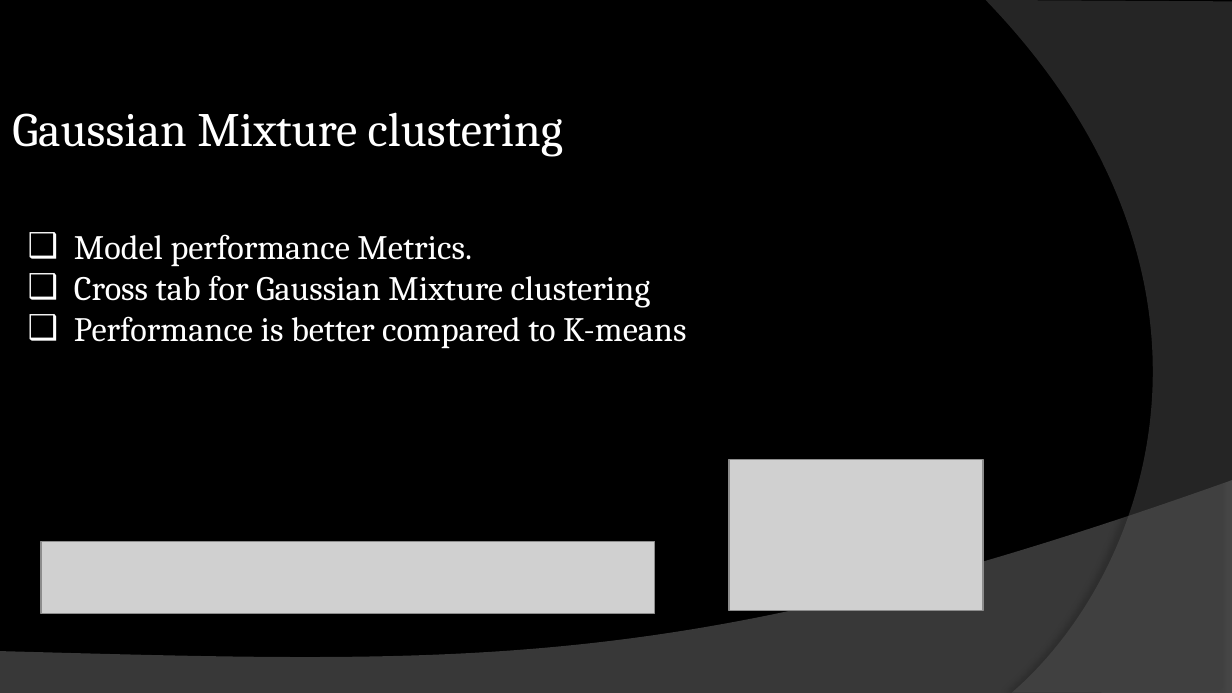
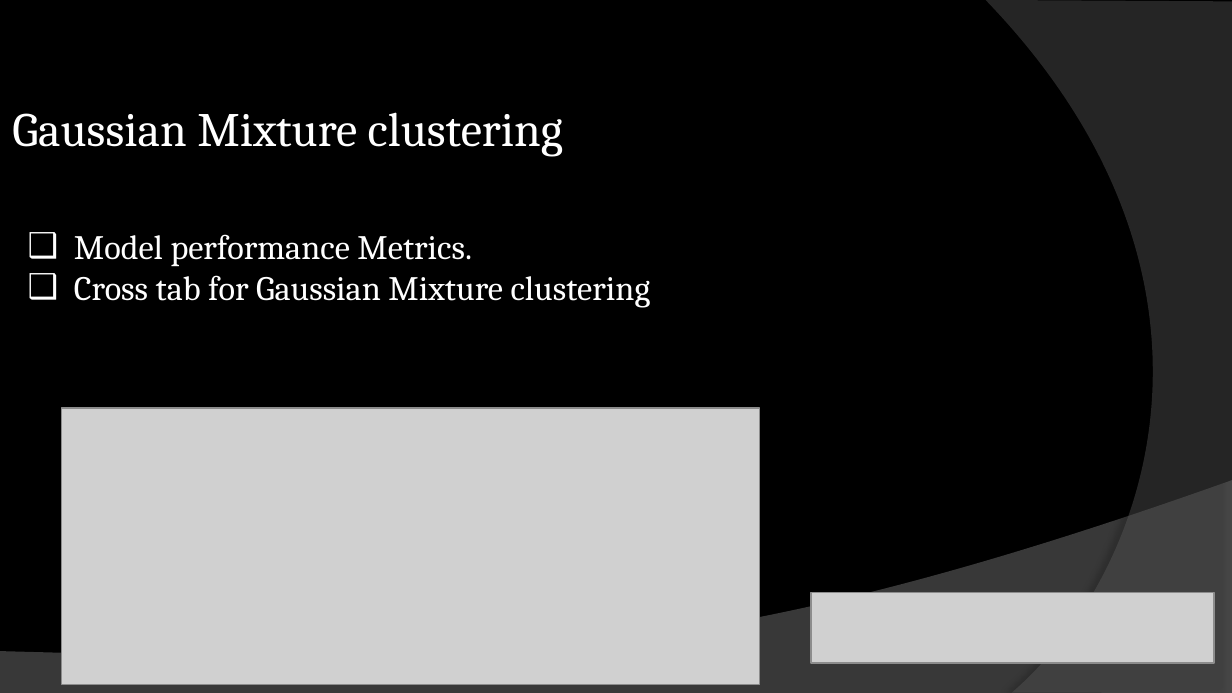
Before and after one commit to krupakar010/DATA-401, a slide deck: slide 10 of CapstoneIII_email_clustering.pptx. Drawn at 1232x693 pixels with LibreOffice and Linux fonts; fonts in the diff are those of the drawing; grey boxes stand for pictures; background and template pictures are left out. Boxes give left, top, right and bottom in pixels: in the first picture for what was removed or moved away, otherwise in the second. Text is boxed around its words. In the diff, an @@ line names an element or a change of style, - is before the commit and + after.

```diff
--- a/CapstoneIII_email_clustering.pptx
+++ b/CapstoneIII_email_clustering.pptx
@@ subtitle at [74, 316, 686, 349]: paragraph removed @@
-❑ Performance is better compared to K-means
@@ picture added at [62, 408, 760, 684] @@
@@ picture removed at [729, 460, 983, 611] @@
@@ picture removed at [41, 542, 654, 614] @@
@@ picture added at [811, 593, 1214, 663] @@
```
Also in this commit, not shown: 5 other slides changed, 1 slide added.
